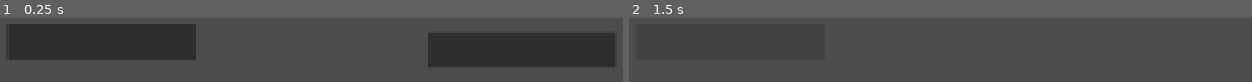
Above: before the commit, frames 1-2 (left to right).
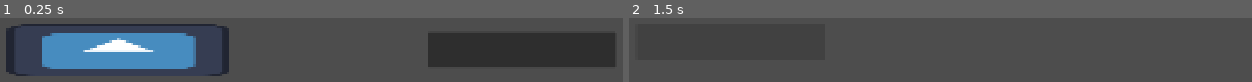
Above: after the commit, the same moments.

Repository: vincentnordlund-commits/matematikspel-gymnasiearbete
Game: Godot game, scene res://Huvudscen.tscn
The game is run twice, just before and just after one commit, with the same random seed, the same clock (stepped at 60 frames per second) and the same inputs. The engine's default icon, where the game draws it, is replaced by a stand-in: a white triangle on a blue panel in a dark square.
Inputs (mouse positions are in pixels of both pictures, inside the frame that each line leads up to; where the layout moved, square brackets give the same spot in the first picture):
- Up to frame 1 (0.25 s): no input
- Up to frame 2 (1.5 s): click (747, 50) [728, 41] at 0.5 s; click (728, 41) at 1.25 s

The runs differ from the first frame. In frame 1, 21% of the frame differs, in the area x 0-37%, y 9-91%; in frame 2, nothing differs.

Commit message:
Push push push push push push

Diff:
--- a/Huvudscen.tscn
+++ b/Huvudscen.tscn
@@ -1,6 +1,7 @@
 [gd_scene format=3 uid="uid://dy8gm8sejh60u"]
 
 [ext_resource type="Script" uid="uid://cd0dnp1k4wefu" path="res://control.gd" id="1_fulp8"]
+[ext_resource type="Texture2D" uid="uid://ca2dnwjw8aj28" path="res://icon.svg" id="2_fulp8"]
 
 [node name="Main Scene" type="Node2D" unique_id=745475230]
 
@@ -11,12 +12,14 @@
 offset_bottom = 70.0
 script = ExtResource("1_fulp8")
 
-[node name="Button" type="Button" parent="Control" unique_id=1647740198]
+[node name="Button" type="TextureButton" parent="Control" unique_id=1168807214]
 layout_mode = 0
 offset_left = 227.0
 offset_top = 506.0
-offset_right = 677.0
-offset_bottom = 591.0
+offset_right = 355.0
+offset_bottom = 634.0
+scale = Vector2(4.1600013, 1)
+texture_normal = ExtResource("2_fulp8")
 
 [node name="Button2" type="Button" parent="Control" unique_id=625576403]
 layout_mode = 0
